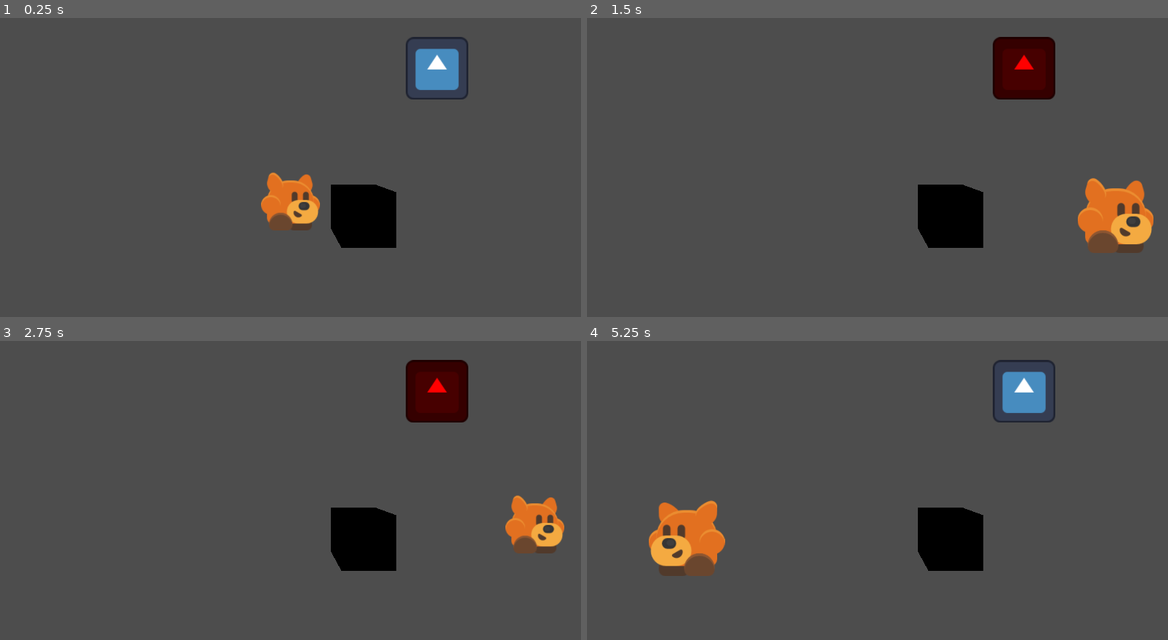
Above: before the commit, frames 1-4 (two rows, left to right).
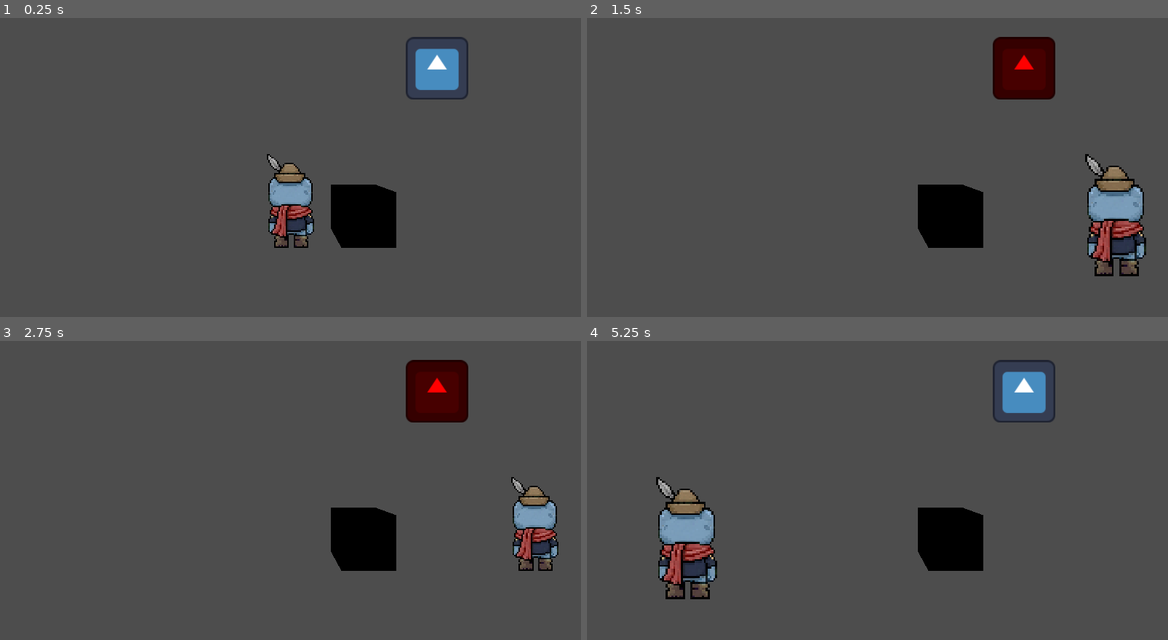
Above: after the commit, the same moments.

Repository: DBorgKiwami/group-project
Game: Godot game, scene res://scenes/levels/3d/testlevel.tscn
Two runs of this game, one before a commit and one after it. Both use one fixed random seed, a clock stepped at 60 frames per second and the inputs below. The engine's default icon, where the game draws it, is replaced by a stand-in: a white triangle on a blue panel in a dark square.
Inputs:
- Up to frame 1 (0.25 s): no input
- Up to frame 2 (1.5 s): tap Enter (ui_accept) at 0.5, 0.77 s; hold Right (ui_right) 0.53-1.28 s; hold / (grapple) 0.53-1.28 s; hold Down (ui_down) from 1.28 s (still down); tap Shift (attack) at 1.35 s
- Up to frame 3 (2.75 s): tap Enter (ui_accept) at 1.52 s; tap / (grapple) at 1.55 s; release Down (ui_down) at 2.03 s; hold Right (ui_right) from 2.03 s (still down); hold / (grapple) from 2.03 s (still down)
- Up to frame 4 (5.25 s): release Right (ui_right) at 2.78 s; release / (grapple) at 2.78 s; hold Up (ui_up) 2.78-3.53 s; tap E (interact) at 2.85 s; tap Enter (ui_accept) at 3.02, 3.77, 4.52 s; tap / (grapple) at 3.05, 4.55 s; hold / (grapple) 3.53-4.28 s; hold Left (ui_left) 3.53-5.03 s; tap Shift (attack) at 4.35 s; hold Down (ui_down) from 5.03 s (still down); hold / (grapple) from 5.03 s (still down)

The runs differ from the first frame. In frame 1, 2.0% of the frame differs, in the area x 44-56%, y 45-77%; in frame 2, 3.4%; in frame 3, 2.0%; in frame 4, 3.4%, in the area x 10-24%, y 45-87%.

Commit message:
Add back sprite, input mappings, and tweaks
Add a back-facing player sprite and import settings, wire the scene to use it, and add directional input actions. Updated scenes/player/3dplatformingcharacter.tscn to use res://sprites/player/player_sprite_back.png, set pixel_size and texture_filter, and rename the animation to "test" (removed autoplay). Added new input actions (ui_left, ui_right, ui_up, ui_down) in project.godot with keyboard and gamepad mappings. Commented out automatic sprite.flip_h logic in scripts/playermovement/player3d.gd (grapple and physics) to disable horizontal flipping behavior; minor trailing comment added to move_and_slide().

Diff:
--- a/project.godot
+++ b/project.godot
@@ -22,6 +22,38 @@
 
 [input]
 
+ui_left={
+"deadzone": 0.5,
+"events": [Object(InputEventKey,"resource_local_to_scene":false,"resource_name":"","device":0,"window_id":0,"alt_pressed":false,"shift_pressed":false,"ctrl_pressed":false,"meta_pressed":false,"pressed":false,"keycode":4194319,"physical_keycode":0,"key_label":0,"unicode":0,"location":0,"echo":false,"script":null)
+, Object(InputEventJoypadButton,"resource_local_to_scene":false,"resource_name":"","device":-1,"button_index":13,"pressure":0.0,"pressed":false,"script":null)
+, Object(InputEventJoypadMotion,"resource_local_to_scene":false,"resource_name":"","device":-1,"axis":0,"axis_value":-1.0,"script":null)
+, Object(InputEventKey,"resource_local_to_scene":false,"resource_name":"","device":-1,"window_id":0,"alt_pressed":false,"shift_pressed":false,"ctrl_pressed":false,"meta_pressed":false,"pressed":false,"keycode":0,"physical_keycode":65,"key_label":0,"unicode":97,"location":0,"echo":false,"script":null)
+]
+}
+ui_right={
+"deadzone": 0.5,
+"events": [Object(InputEventKey,"resource_local_to_scene":false,"resource_name":"","device":0,"window_id":0,"alt_pressed":false,"shift_pressed":false,"ctrl_pressed":false,"meta_pressed":false,"pressed":false,"keycode":4194321,"physical_keycode":0,"key_label":0,"unicode":0,"location":0,"echo":false,"script":null)
+, Object(InputEventJoypadButton,"resource_local_to_scene":false,"resource_name":"","device":-1,"button_index":14,"pressure":0.0,"pressed":false,"script":null)
+, Object(InputEventJoypadMotion,"resource_local_to_scene":false,"resource_name":"","device":-1,"axis":0,"axis_value":1.0,"script":null)
+, Object(InputEventKey,"resource_local_to_scene":false,"resource_name":"","device":-1,"window_id":0,"alt_pressed":false,"shift_pressed":false,"ctrl_pressed":false,"meta_pressed":false,"pressed":false,"keycode":0,"physical_keycode":68,"key_label":0,"unicode":100,"location":0,"echo":false,"script":null)
+]
+}
+ui_up={
+"deadzone": 0.5,
+"events": [Object(InputEventKey,"resource_local_to_scene":false,"resource_name":"","device":0,"window_id":0,"alt_pressed":false,"shift_pressed":false,"ctrl_pressed":false,"meta_pressed":false,"pressed":false,"keycode":4194320,"physical_keycode":0,"key_label":0,"unicode":0,"location":0,"echo":false,"script":null)
+, Object(InputEventJoypadButton,"resource_local_to_scene":false,"resource_name":"","device":-1,"button_index":11,"pressure":0.0,"pressed":false,"script":null)
+, Object(InputEventJoypadMotion,"resource_local_to_scene":false,"resource_name":"","device":-1,"axis":1,"axis_value":-1.0,"script":null)
+, Object(InputEventKey,"resource_local_to_scene":false,"resource_name":"","device":-1,"window_id":0,"alt_pressed":false,"shift_pressed":false,"ctrl_pressed":false,"meta_pressed":false,"pressed":false,"keycode":0,"physical_keycode":87,"key_label":0,"unicode":119,"location":0,"echo":false,"script":null)
+]
+}
+ui_down={
+"deadzone": 0.5,
+"events": [Object(InputEventKey,"resource_local_to_scene":false,"resource_name":"","device":0,"window_id":0,"alt_pressed":false,"shift_pressed":false,"ctrl_pressed":false,"meta_pressed":false,"pressed":false,"keycode":4194322,"physical_keycode":0,"key_label":0,"unicode":0,"location":0,"echo":false,"script":null)
+, Object(InputEventJoypadButton,"resource_local_to_scene":false,"resource_name":"","device":-1,"button_index":12,"pressure":0.0,"pressed":false,"script":null)
+, Object(InputEventJoypadMotion,"resource_local_to_scene":false,"resource_name":"","device":-1,"axis":1,"axis_value":1.0,"script":null)
+, Object(InputEventKey,"resource_local_to_scene":false,"resource_name":"","device":-1,"window_id":0,"alt_pressed":false,"shift_pressed":false,"ctrl_pressed":false,"meta_pressed":false,"pressed":false,"keycode":0,"physical_keycode":83,"key_label":0,"unicode":115,"location":0,"echo":false,"script":null)
+]
+}
 attack={
 "deadzone": 0.2,
 "events": [Object(InputEventKey,"resource_local_to_scene":false,"resource_name":"","device":0,"window_id":0,"alt_presse …(194 unchanged characters)…
--- a/scenes/player/3dplatformingcharacter.tscn
+++ b/scenes/player/3dplatformingcharacter.tscn
@@ -1,7 +1,6 @@
 [gd_scene format=3 uid="uid://d3fxwao6ly8ho"]
 
-[ext_resource type="Texture2D" uid="uid://cl8e58vu1q6cf" path="res://sprites/player/player_idle_0.png" id="1_s3ukl"]
-[ext_resource type="Texture2D" uid="uid://pi1hnvp8pqtv" path="res://sprites/player/player_idle_1.png" id="2_6ofdj"]
+[ext_resource type="Texture2D" uid="uid://byuk37dicbwuw" path="res://sprites/player/player_sprite_back.png" id="2_s3ukl"]
 [ext_resource type="Script" uid="uid://dhh3x6djf2fvc" path="res://scripts/playermovement/player3d.gd" id="4_g608u"]
 
 [sub_resource type="CapsuleShape3D" id="CapsuleShape3D_s3ukl"]
@@ -11,13 +10,10 @@
 animations = [{
 "frames": [{
 "duration": 1.0,
-"texture": ExtResource("1_s3ukl")
-}, {
-"duration": 1.0,
-"texture": ExtResource("2_6ofdj")
+"texture": ExtResource("2_s3ukl")
 }],
 "loop": true,
-"name": &"default",
+"name": &"test",
 "speed": 5.0
 }]
 
@@ -79,9 +75,11 @@
 shape = SubResource("CapsuleShape3D_s3ukl")
 
 [node name="AnimatedSprite3D" type="AnimatedSprite3D" parent="." unique_id=858905964]
+pixel_size = 0.03
 billboard = 1
+texture_filter = 2
 sprite_frames = SubResource("SpriteFrames_g608u")
-autoplay = "default"
+animation = &"test"
 
 [node name="Area3D" type="Area3D" parent="." unique_id=190598689]
 collision_layer = 32
--- a/scripts/playermovement/player3d.gd
+++ b/scripts/playermovement/player3d.gd
@@ -34,10 +34,10 @@
 #This is just a proof of concept for the mechanic and is in need of polish
 func grapple():
 	var areaPosition = grappleArea.get_overlapping_areas()[0].global_position
-	if areaPosition < position:
-		sprite.flip_h = true
-	else:
-		sprite.flip_h = false
+	#if areaPosition < position:
+		#sprite.flip_h = true
+	#else:
+		#sprite.flip_h = false
 	#Tweens are for when animations are too static. They're good for stuff like this, where the grapple point at the end is never guaranteed
 	grappling = true;
 	grappleTween = get_tree().create_tween()
@@ -95,13 +95,13 @@
 		#Deceleration towards a velocity of 0x and 0z
 		velocity.x = move_toward(velocity.x, 0, SPEED)
 		velocity.z = move_toward(velocity.z, 0, SPEED)
-	if !grappling:
-		if velocity.x < 0:
-			sprite.flip_h = true;
-		elif velocity.x > 0:
-			sprite.flip_h = false;
+	#if !grappling:
+		#if velocity.x < 0:
+			#sprite.flip_h = true;
+		#elif velocity.x > 0:
+			#sprite.flip_h = false;
 
-	move_and_slide()
+	move_and_slide()#
 
 
 func _on_area_3d_area_entered(area: Area3D) -> void:
Binary file added: sprites/player/player_sprite_back.png
Not shown, added: sprites/player/player_sprite_back.png.import
